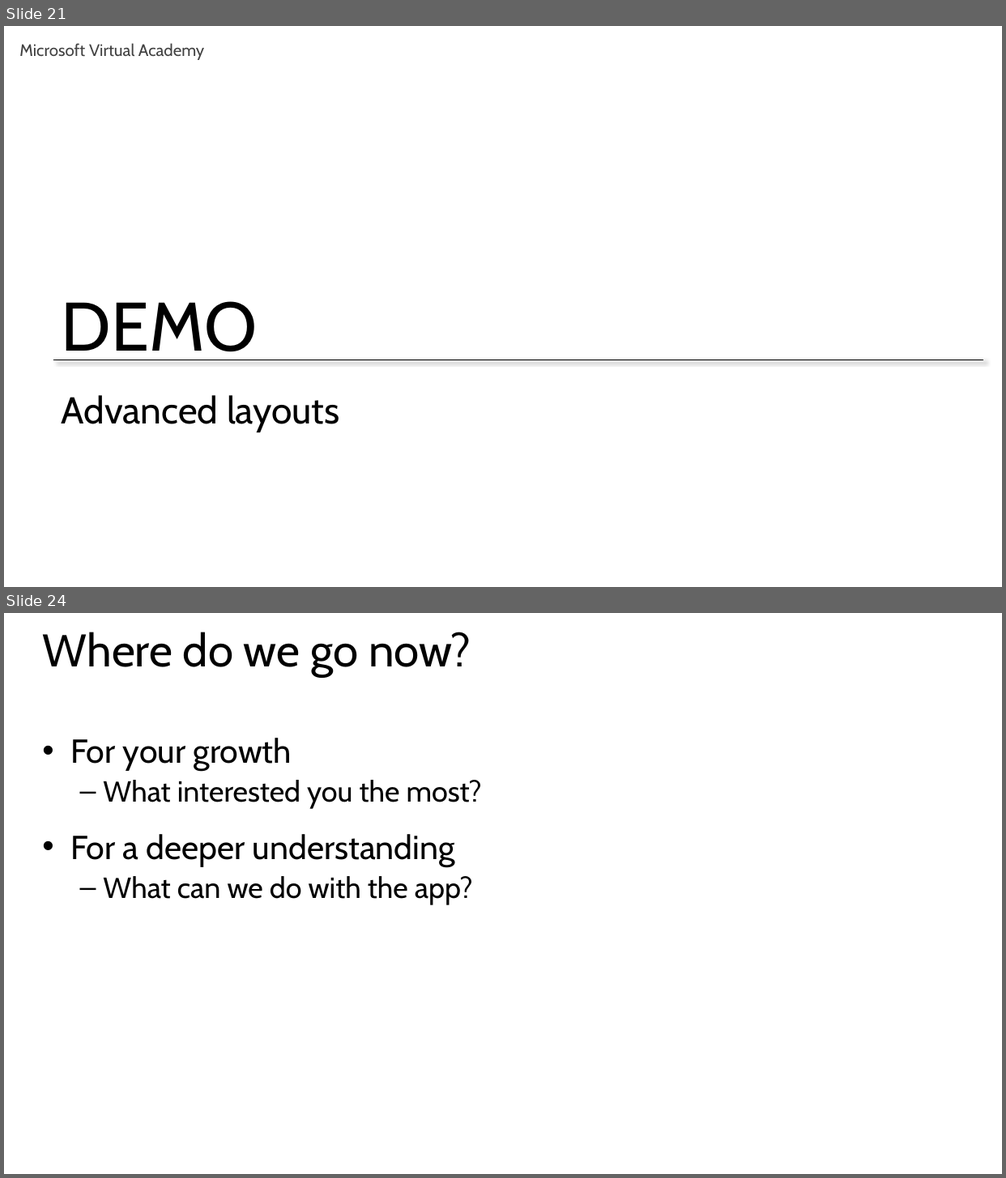
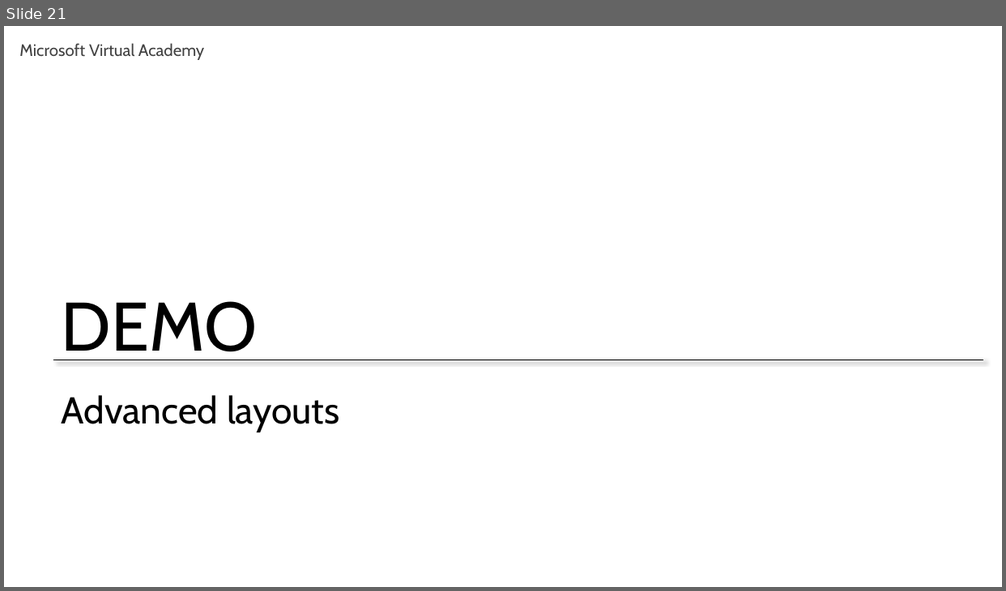
Before and after one commit to mkscala/AdvancedFlask, a slide deck: Slides/Module 5 - Jinja Layouts.pptx. Shown one above the other, each under a label of ours: slides 21 and 24 before the commit, slide 21 after it; the slides between them are not shown. The pictures are 1006x1178 and 1006x591 pixels, drawn with LibreOffice and Linux fonts; fonts in the diff are those of the drawing. Boxes give left, top, right and bottom in pixels: in the first picture for what was removed or moved away, otherwise in the second. Text is boxed around its words. In the diff, an @@ line names an element or a change of style, - is before the commit and + after.

```diff
--- a/Slides/Module 5 - Jinja Layouts.pptx
+++ b/Slides/Module 5 - Jinja Layouts.pptx
@@ slide 24 removed at (x1=4, y1=613, x2=1002, y2=1174), background #FFFFFF @@
@@ title removed at (x1=43, y1=632, x2=471, y2=677) @@
-Where do we go now?
@@ text removed at (x1=70, y1=738, x2=482, y2=905) @@
-• For your growth
-  – What interested you the most?
-• For a deeper understanding
-  – What can we do with the app?
```
Also in this commit, not shown: 4 other slides removed, 1 other file.
